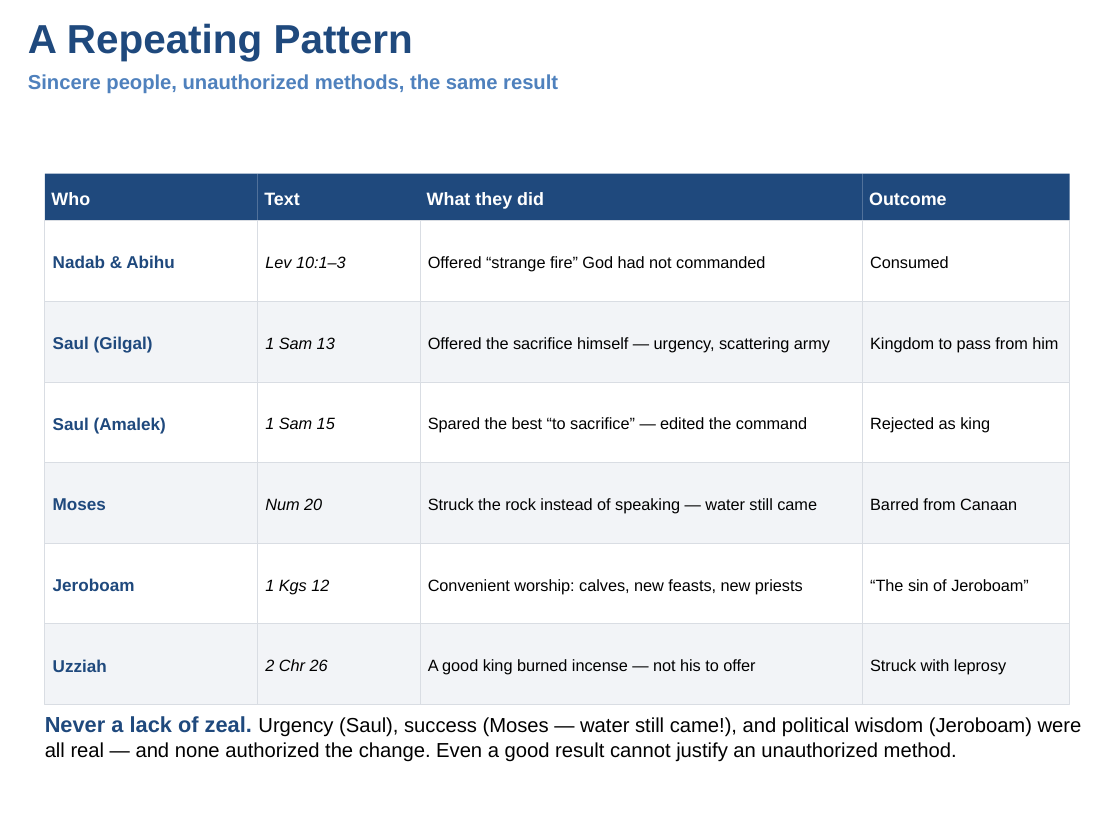
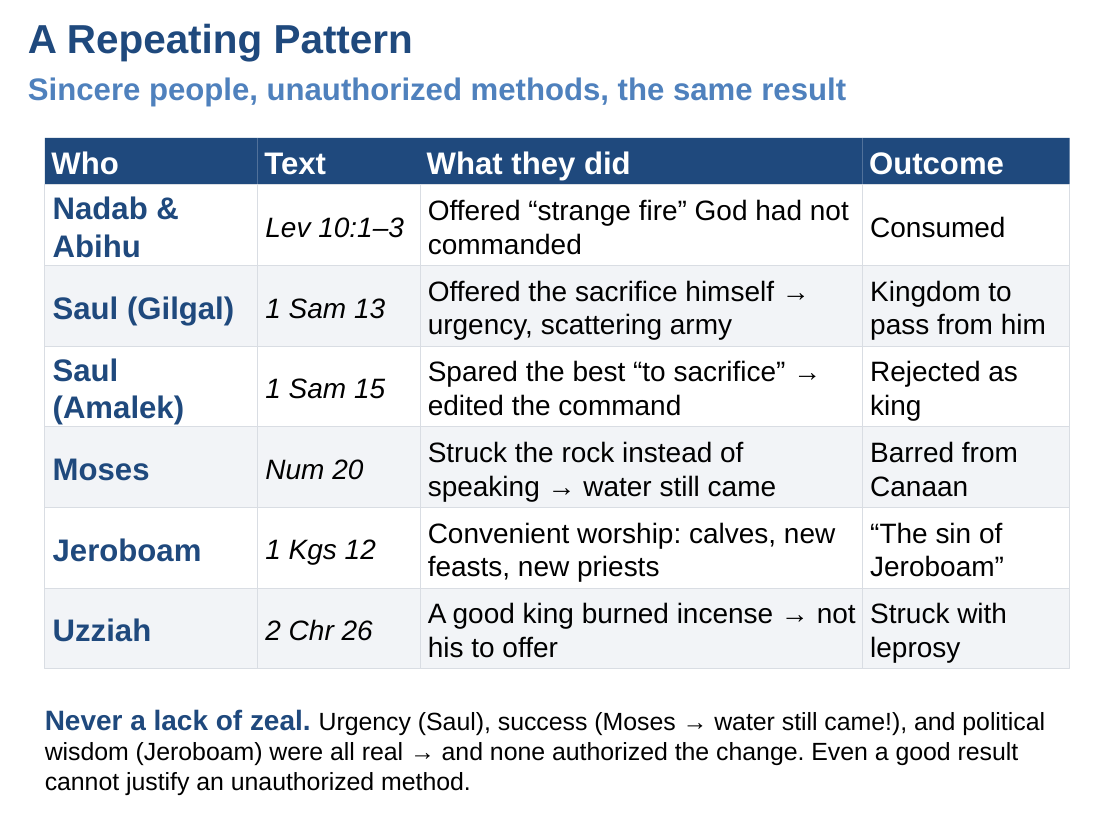
Before and after one commit to UsefulEngines/EvangelismPublic, a slide deck: slide 4 of 2026-Q4/03-GoodIntentions/Week03-GoodIntentionsAreNotEnough.pptx (slide 3 before the commit). Drawn at 1120x840 pixels with LibreOffice and Linux fonts; fonts in the diff are those of the drawing. Boxes give left, top, right and bottom in pixels: in the first picture for what was removed or moved away, otherwise in the second. Text is boxed around its words. In the diff, an @@ line names an element or a change of style, - is before the commit and + after.

```diff
--- a/2026-Q4/03-GoodIntentions/Week03-GoodIntentionsAreNotEnough.pptx
+++ b/2026-Q4/03-GoodIntentions/Week03-GoodIntentionsAreNotEnough.pptx
@@ text "Sincere people, unauthorized methods, the ..." at (28, 77, 846, 106): size 13 to 20 pt @@
@@ size 11.5 to 20 pt in 4 elements at (51, 151, 118, 175), (427, 151, 631, 181), (869, 152, 1004, 175), (264, 152, 326, 175) @@
@@ text at (428, 280, 774, 340): text changed; size 10.5 to 18 pt @@
-Offered the sacrifice himself — urgency, scattering army
+Offered the sacrifice himself → urgency, scattering army
@@ text at (428, 360, 786, 416): text changed; size 10.5 to 18 pt @@
-Spared the best “to sacrifice” — edited the command
+Spared the best “to sacrifice” → edited the command
@@ text at (428, 441, 776, 501): text changed; size 10.5 to 18 pt @@
-Struck the rock instead of speaking — water still came
+Struck the rock instead of speaking → water still came
@@ size 11 to 20 pt in 6 elements at (53, 196, 148, 258), (53, 618, 152, 642), (53, 296, 234, 325), (53, 358, 184, 424), (53, 458, 150, 481), (53, 538, 202, 562) @@
@@ size 10.5 to 18 pt in 14 elements at (265, 217, 404, 238), (428, 199, 849, 255), (870, 216, 1005, 238), (265, 619, 373, 641), (870, 602, 1007, 662), (265, 298, 385, 319), (870, 280, 1046, 340), (265, 378, 385, 399), (870, 360, 1018, 420), (265, 459, 363, 480), (870, 441, 1018, 497), (265, 539, 376, 565), (428, 522, 835, 581), (870, 522, 1004, 577) @@
@@ 28 rectangles, 24 texts: place and size @@
-28 rectangles, 24 texts at (45, 174, 1070, 704)
+28 rectangles, 24 texts at (45, 138, 1070, 669)
@@ text at (428, 602, 856, 658): text changed; size 10.5 to 18 pt @@
-A good king burned incense — not his to offer
+A good king burned incense → not his to offer
@@ text at (45, 709, 1045, 795): text changed; size 13 to 16 pt @@
-Never a lack of zeal. Urgency (Saul), success (Moses — water still came!), and political wisdom (Jeroboam) were all real — and none authorized the change. Even a good result cannot justify an unauthorized method.
+Never a lack of zeal. Urgency (Saul), success (Moses → water still came!), and political wisdom (Jeroboam) were all real → and none authorized the change. Even a good result cannot justify an unauthorized method.
```
Also in this commit, not shown: 6 other slides changed, 2 slides added.
